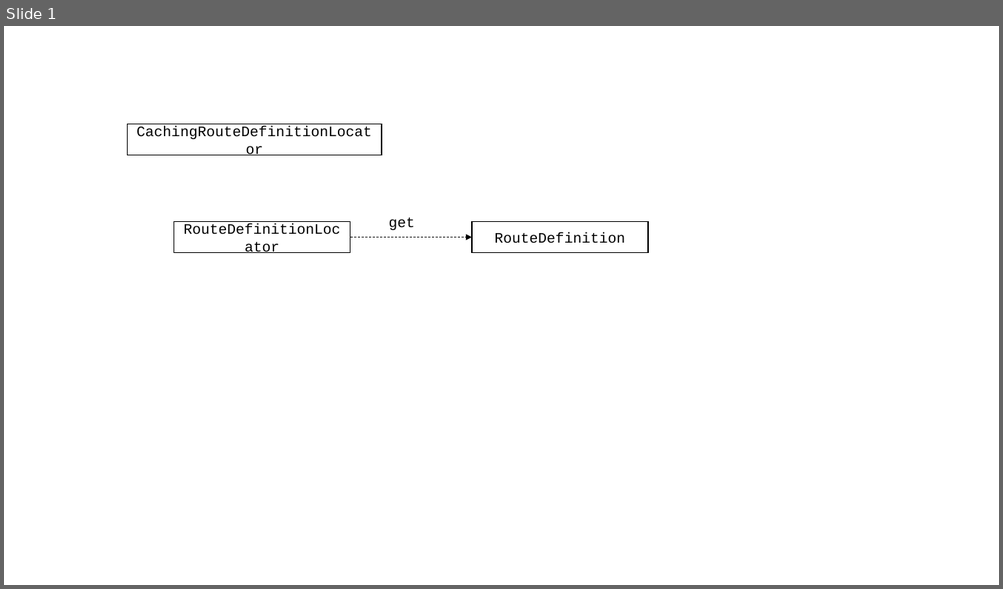
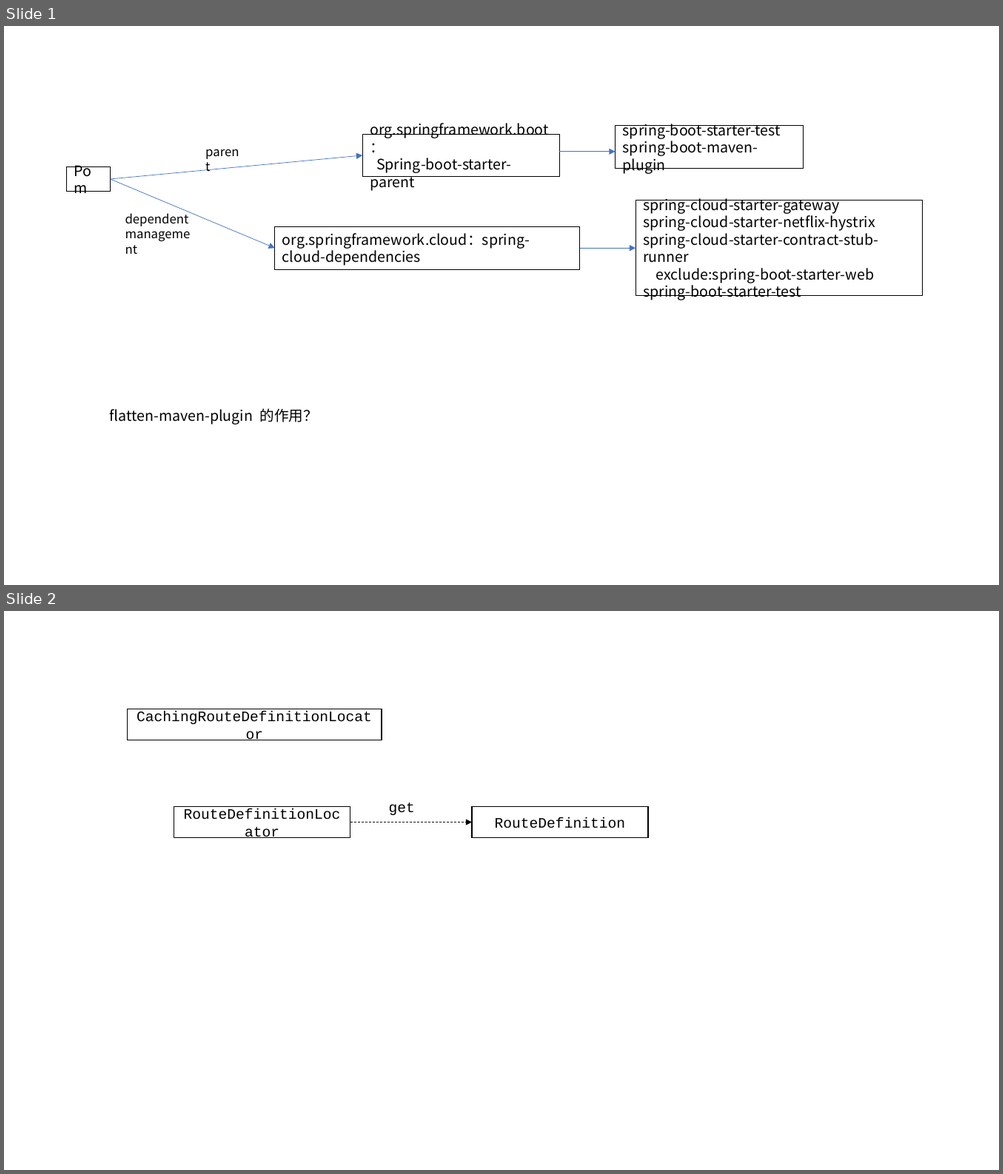
Before and after one commit to mengyuetao/Technology-related, a slide deck: spring/spring_cloud_gateway/gateway.pptx. Shown one above the other, each under a label of ours: slide 1 before the commit, slides 1 and 2 after it. The pictures are 1003x589 and 1003x1174 pixels, drawn with LibreOffice and Linux fonts; fonts in the diff are those of the drawing. Boxes give left, top, right and bottom in pixels: in the first picture for what was removed or moved away, otherwise in the second. Text is boxed around its words. In the diff, an @@ line names an element or a change of style, - is before the commit and + after.

```diff
--- a/spring/spring_cloud_gateway/gateway.pptx
+++ b/spring/spring_cloud_gateway/gateway.pptx
@@ slide 1 added at (4, 26, 999, 585), background #FFFFFF @@
@@ rectangle added at (362, 134, 559, 177), outline #000000 0.75 pt, 14 pt, text #000000 @@
+org.springframework.boot：
+Spring-boot-starter-parent
@@ rectangle added at (615, 126, 802, 169), outline #000000 0.75 pt, 14 pt, text #000000 @@
+spring-boot-starter-test
+spring-boot-maven-plugin
@@ arrow added from (110, 179) to (362, 156), #4472C4 0.5 pt @@
@@ text added at (198, 140, 248, 163), 12 pt, text #000000 @@
+parent
@@ arrow added from (559, 151) to (615, 151), #4472C4 0.5 pt @@
@@ rectangle added at (66, 167, 110, 192), outline #000000 0.75 pt, 14 pt, text #000000 @@
+Pom
@@ arrow added from (110, 179) to (275, 248), #4472C4 0.5 pt @@
@@ rectangle added at (635, 201, 922, 296), outline #000000 0.75 pt, 14 pt, text #000000 @@
+spring-cloud-starter-gateway
+spring-cloud-starter-netflix-hystrix
+spring-cloud-starter-contract-stub-runner
+exclude:spring-boot-starter-web
+spring-boot-starter-test
@@ text added at (125, 211, 189, 227), 12 pt, text #000000 @@
+dependent
+management
@@ rectangle added at (275, 227, 580, 269), outline #000000 0.75 pt, 14 pt, text #000000 @@
+org.springframework.cloud：spring-cloud-dependencies
@@ arrow added from (580, 248) to (635, 248), #4472C4 0.5 pt @@
@@ text added at (110, 409, 317, 425), 14 pt, text #000000 @@
+flatten-maven-plugin 的作用？
@@ what was slide 1 is now slide 2 @@
```
Also in this commit, not shown: 13 other files.
